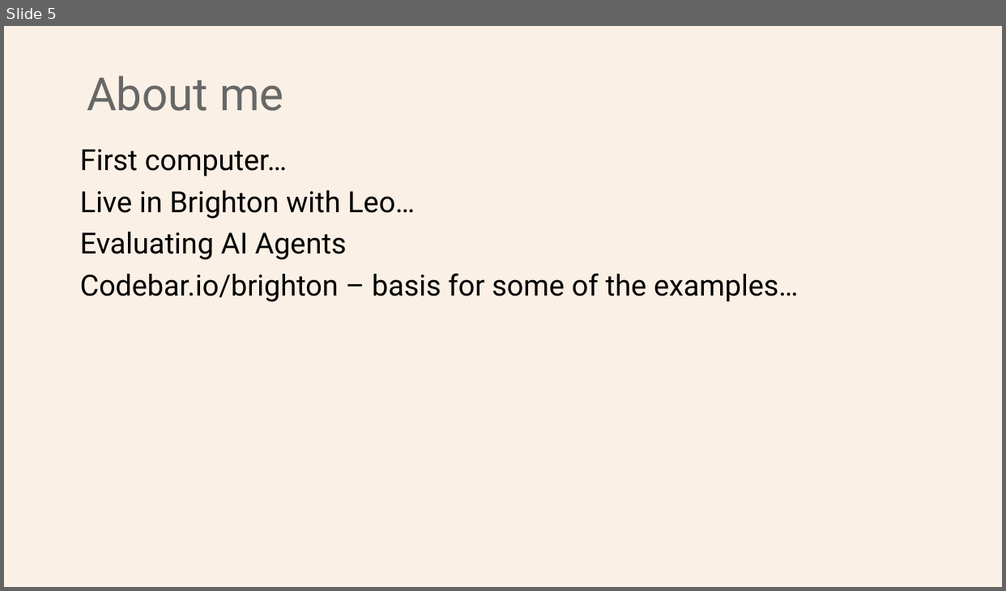
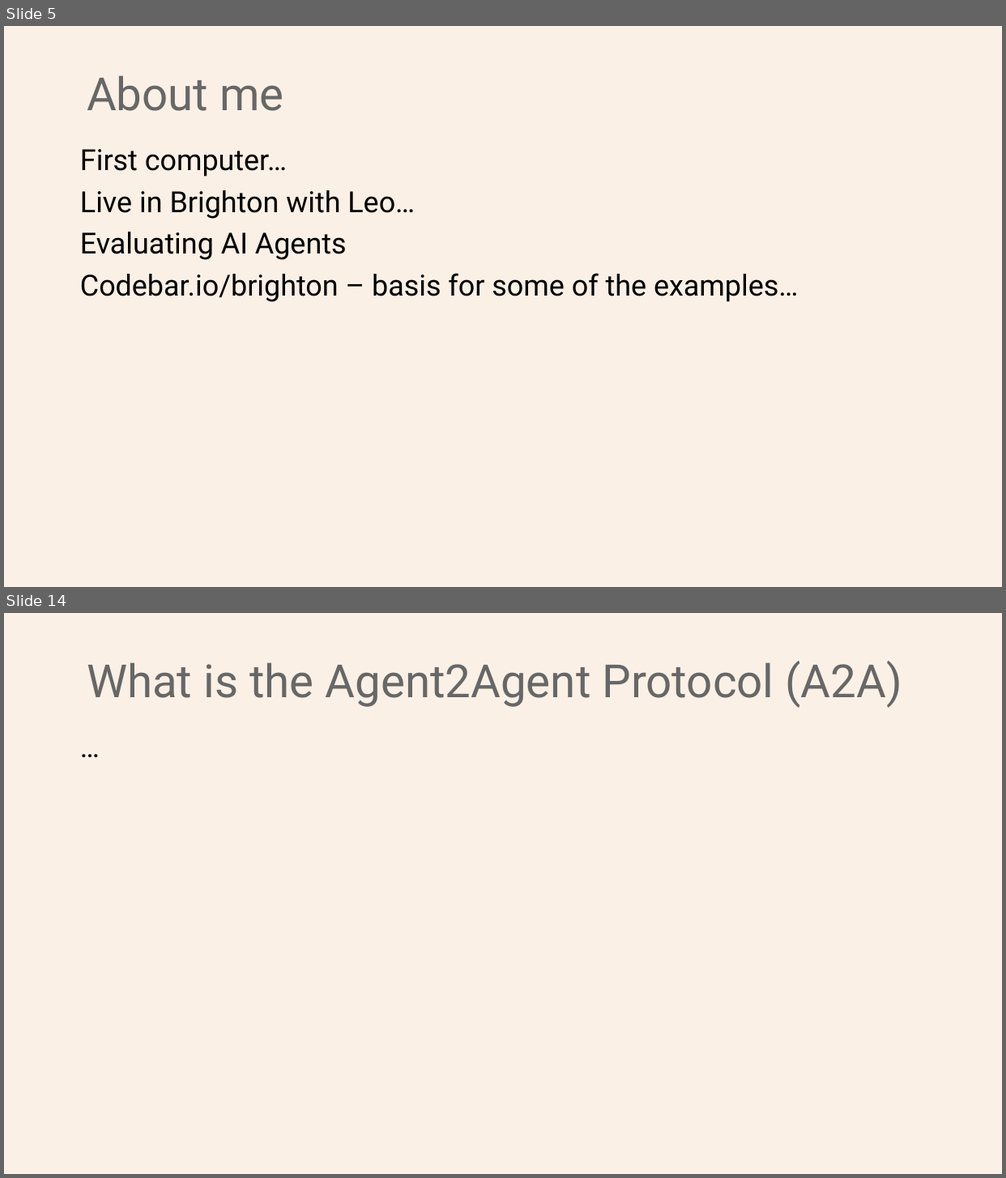
Before and after one commit to Python-Test-Engineer/earl2025, a slide deck: AI_Agents_in_the_Data_Pipeline.pptx. Shown one above the other, each under a label of ours: slide 5 before the commit, slides 5 and 14 after it; the slides between them are not shown. The pictures are 1006x591 and 1006x1178 pixels, drawn with LibreOffice and Linux fonts; fonts in the diff are those of the drawing. Boxes give left, top, right and bottom in pixels: in the first picture for what was removed or moved away, otherwise in the second. Text is boxed around its words. In the diff, an @@ line names an element or a change of style, - is before the commit and + after.

```diff
--- a/AI_Agents_in_the_Data_Pipeline.pptx
+++ b/AI_Agents_in_the_Data_Pipeline.pptx
@@ slide 14 added at [4, 613, 1002, 1174], background #FAF0E6 @@
@@ title added at [87, 661, 901, 708], 44 pt, text #676767 @@
+What is the Agent2Agent Protocol (A2A)
@@ text added at [73, 729, 940, 1131], 28 pt, text #000000 @@
+…
```
Also in this commit, not shown: 1 slide changed, 9 other slides added, 2 other files.
